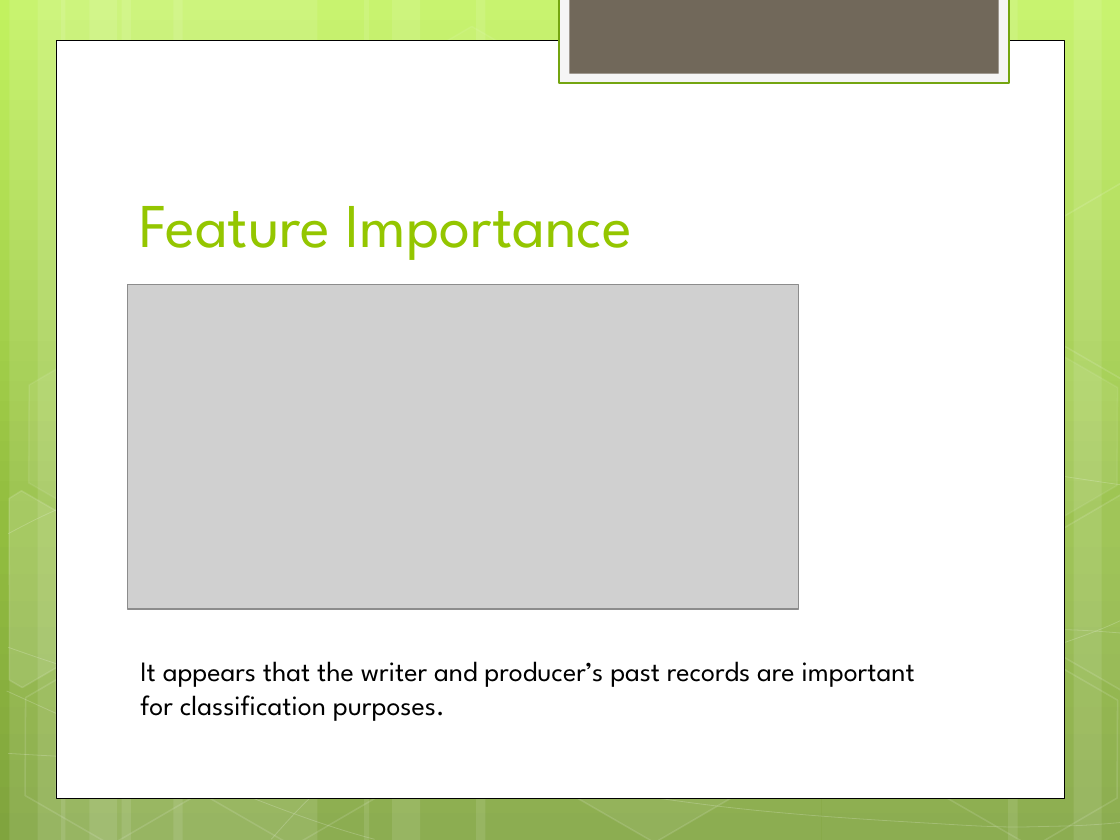
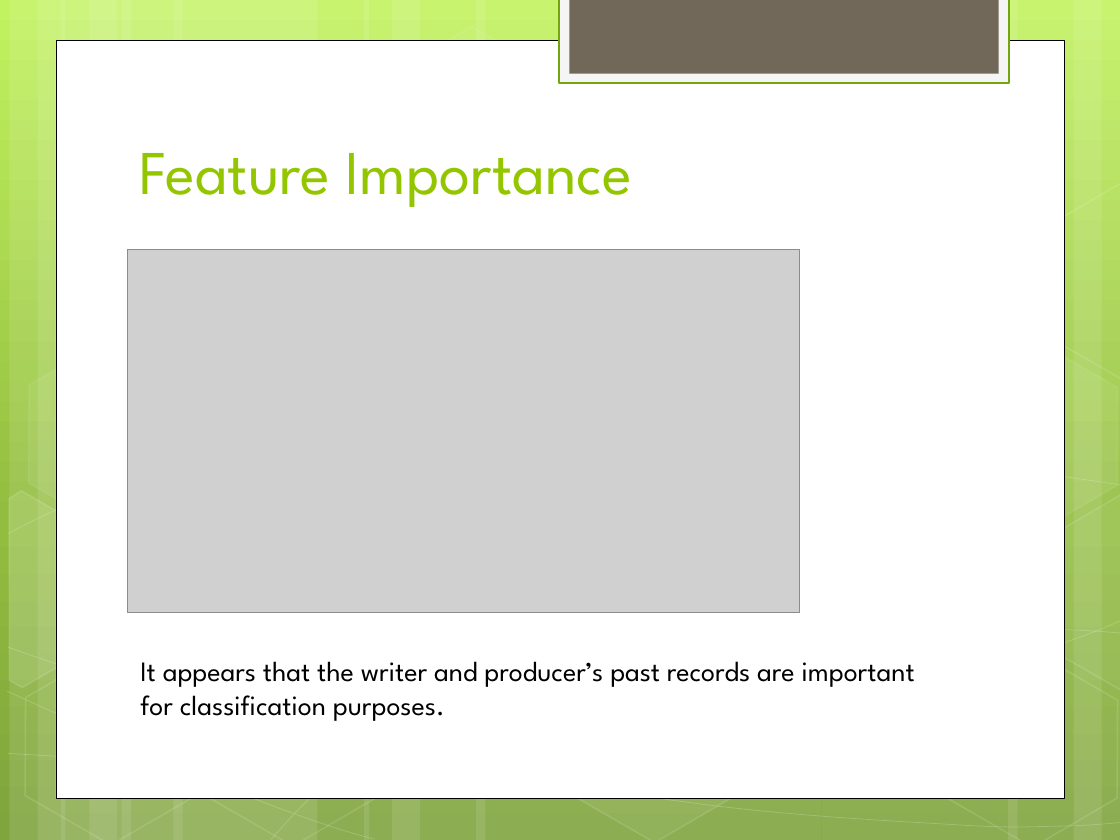
Before and after one commit to manav95/Data-Science-Intensive, a slide deck: slide 13 of FinalSubmission/BechdelPresentation.pptx. Drawn at 1120x840 pixels with LibreOffice and Linux fonts; fonts in the diff are those of the drawing; grey boxes stand for pictures. Boxes give left, top, right and bottom in pixels: in the first picture for what was removed or moved away, otherwise in the second. Text is boxed around its words. In the diff, an @@ line names an element or a change of style, - is before the commit and + after.

```diff
--- a/FinalSubmission/BechdelPresentation.pptx
+++ b/FinalSubmission/BechdelPresentation.pptx
@@ title "Feature Importance": place and size @@
-title "Feature Importance" at box(139, 206, 631, 260)
+title "Feature Importance" at box(139, 153, 631, 207)
@@ picture: place and size @@
-picture at box(128, 284, 799, 609)
+picture at box(128, 250, 800, 613)
```
Also in this commit, not shown: 4 other slides changed, 1 other file.
